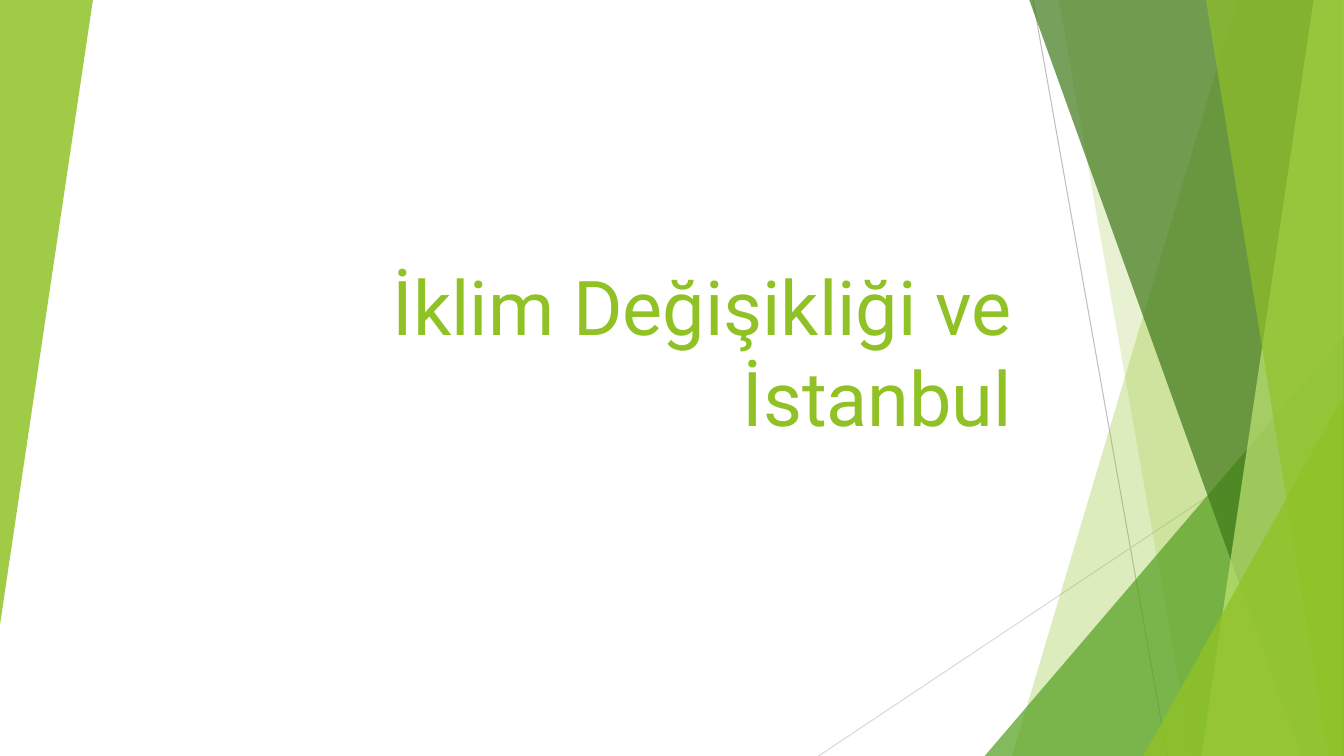
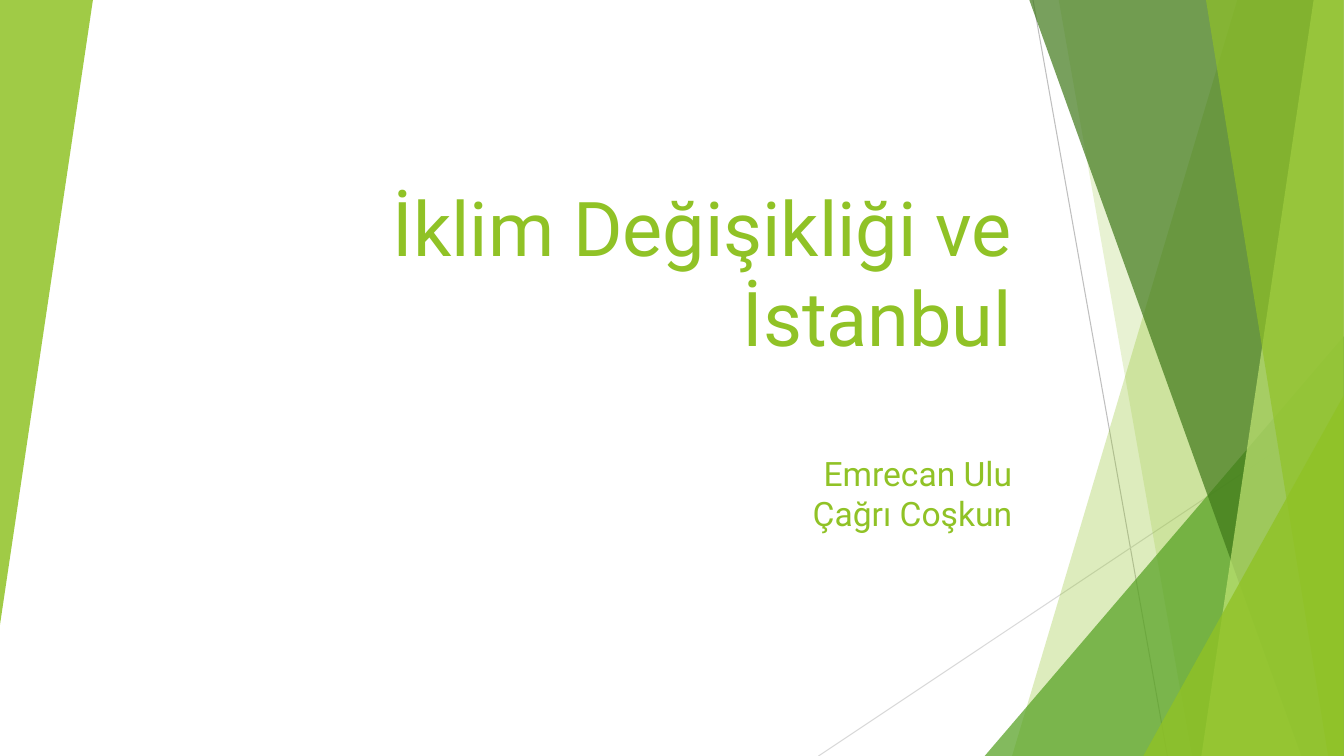
Before and after one commit to vulonviing/ibb-climate-change, a slide deck: slide 1 of İklim Değişikliği ve İstanbul.pptx. Drawn at 1344x756 pixels with LibreOffice and Linux fonts; fonts in the diff are those of the drawing. Boxes give left, top, right and bottom in pixels: in the first picture for what was removed or moved away, otherwise in the second. Text is boxed around its words. In the diff, an @@ line names an element or a change of style, - is before the commit and + after.

```diff
--- a/İklim Değişikliği ve İstanbul.pptx
+++ b/İklim Değişikliği ve İstanbul.pptx
@@ title at (393, 189, 1012, 534): text changed @@
-İklim Değişikliği ve İstanbul
+İklim Değişikliği ve İstanbul
+Emrecan Ulu
+Çağrı Coşkun
```
Also in this commit, not shown: 2 other slides changed, 8 slides added, 31 other files.
